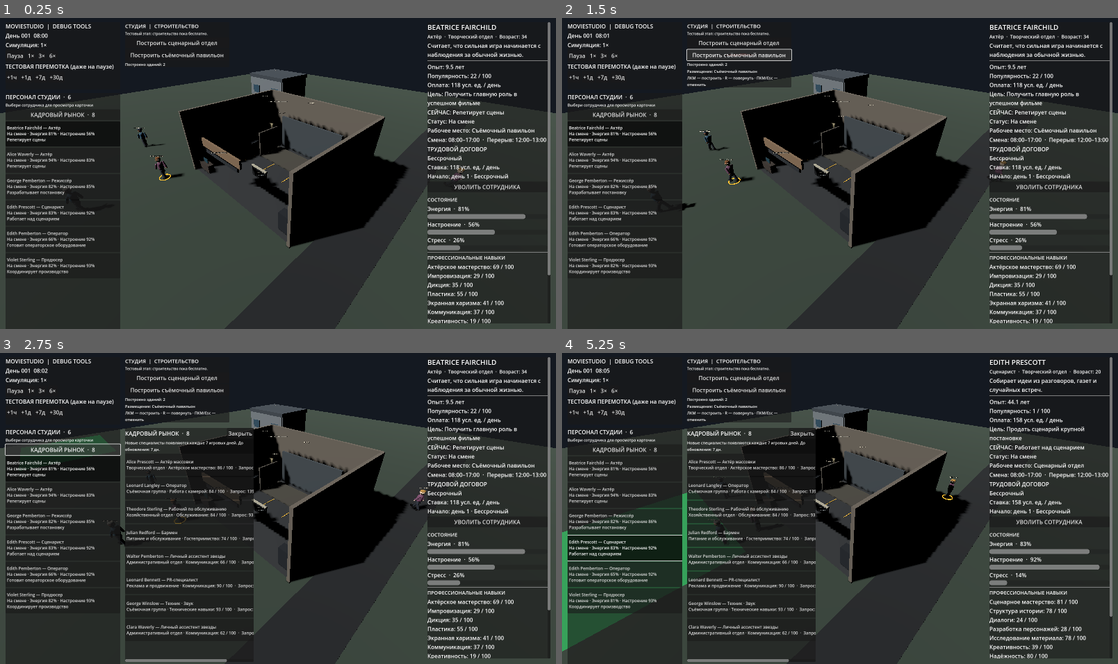
Above: before the commit, frames 1-4 (two rows, left to right).
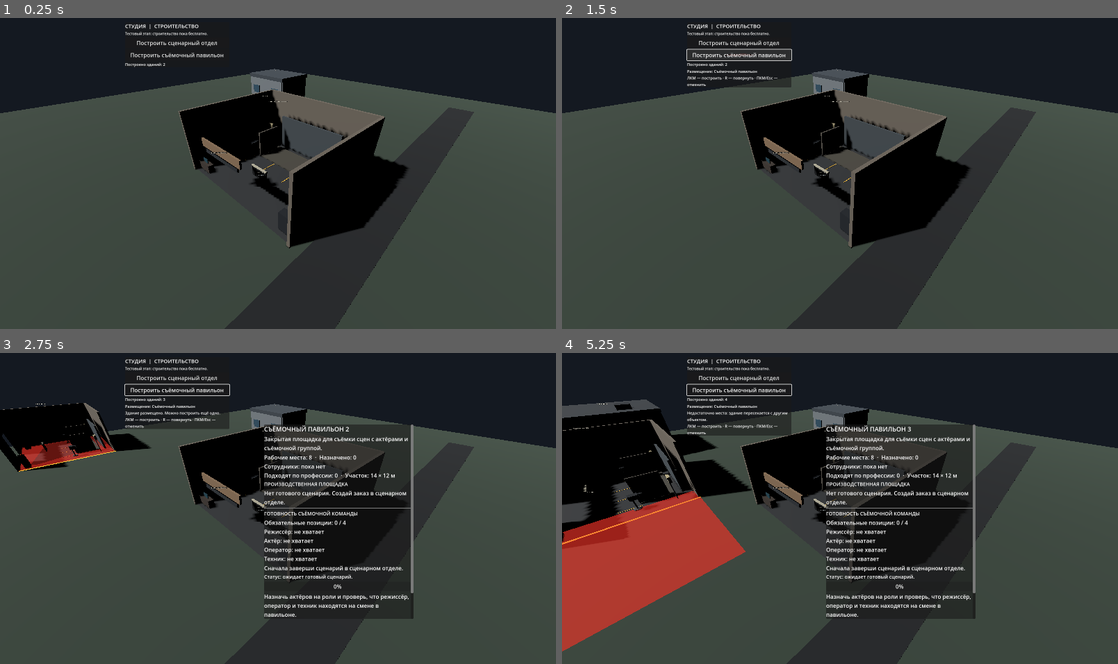
Above: after the commit, the same moments.

Repository: Teft3lb/MovieStudio
Game: Godot game, scene res://scenes/main.tscn
Two runs of this game, one before a commit and one after it. Both use one fixed random seed, a clock stepped at 60 frames per second and the inputs below.
Inputs (mouse positions are in pixels of both pictures, inside the frame that each line leads up to):
- Up to frame 1 (0.25 s): no input
- Up to frame 2 (1.5 s): click "Построить сценарный отдел" at 0.5 s; click "Построить съёмочный павильон" at 1.25 s
- Up to frame 3 (2.75 s): click (61, 449) at 2 s, where only the run before the commit has a clickable "КАДРОВЫЙ РЫНОК · 8"
- Up to frame 4 (5.25 s): click (623, 468) at 2.75 s, where only the run before the commit has a clickable "Beatrice Fairchild — Актёр На…"; click (623, 496) at 3.5 s, where only the run before the commit has a clickable "Alice Waverly — Актёр На смен…"; click (623, 520) at 4.25 s, where only the run before the commit has a clickable "George Pemberton — Режиссёр Н…"; click (623, 548) at 5 s, where only the run before the commit has a clickable "Edith Prescott — Сценарист На…"

The runs differ from the first frame. In frame 1, 31% of the frame differs, in the area x 1-99%, y 1-100%; in frame 2, 31%; in frame 3, 56%; in frame 4, 57%, in the area x 0-99%, y 1-100%.
Error after the commit: Parse Error: Identifier "_employee_task_overrides" not declared in the current scope. (res://scripts/presentation/characters/character_manager.gd:144)

Commit message:
fix: persist production task overrides across needs and work updates

Diff:
--- a/scripts/presentation/characters/character_manager.gd
+++ b/scripts/presentation/characters/character_manager.gd
@@ -139,9 +139,25 @@
 
 func set_employee_task(employee_id: String, task_title: String) -> void:
 	var employee: Variant = _find_employee(employee_id)
-	if employee == null or str(employee.current_task) == task_title:
+	if employee == null:
+		return
+	_employee_task_overrides[employee_id] = task_title
+	if str(employee.current_task) == task_title:
 		return
 	employee.current_task = task_title
+	if not _game_clock.is_manual_fast_forward:
+		_refresh_roster()
+		_refresh_detail_panel()
+
+
+func clear_employee_task(employee_id: String) -> void:
+	_employee_task_overrides.erase(employee_id)
+	var employee: Variant = _find_employee(employee_id)
+	if employee == null:
+		return
+	employee.current_task = PROFESSION_CATALOG_SCRIPT.get_default_task(
+		str(employee.profession_id)
+	)
 	if not _game_clock.is_manual_fast_forward:
 		_refresh_roster()
 		_refresh_detail_panel()
@@ -316,6 +332,7 @@
 
 
 func _remove_employee_actor(employee_id: String) -> void:
+	_employee_task_overrides.erase(employee_id)
 	var actor: Variant = _employee_actors.get(employee_id)
 	if actor != null and is_instance_valid(actor):
 		actor.queue_free()
@@ -749,6 +766,13 @@
 				employee,
 				assignment
 			)
+			if (
+				str(employee.work_state) == "working"
+				and _employee_task_overrides.has(employee_id)
+			):
+				employee.current_task = str(
+					_employee_task_overrides[employee_id]
+				)
 
 	if not _game_clock.is_manual_fast_forward:
 		_refresh_roster()
